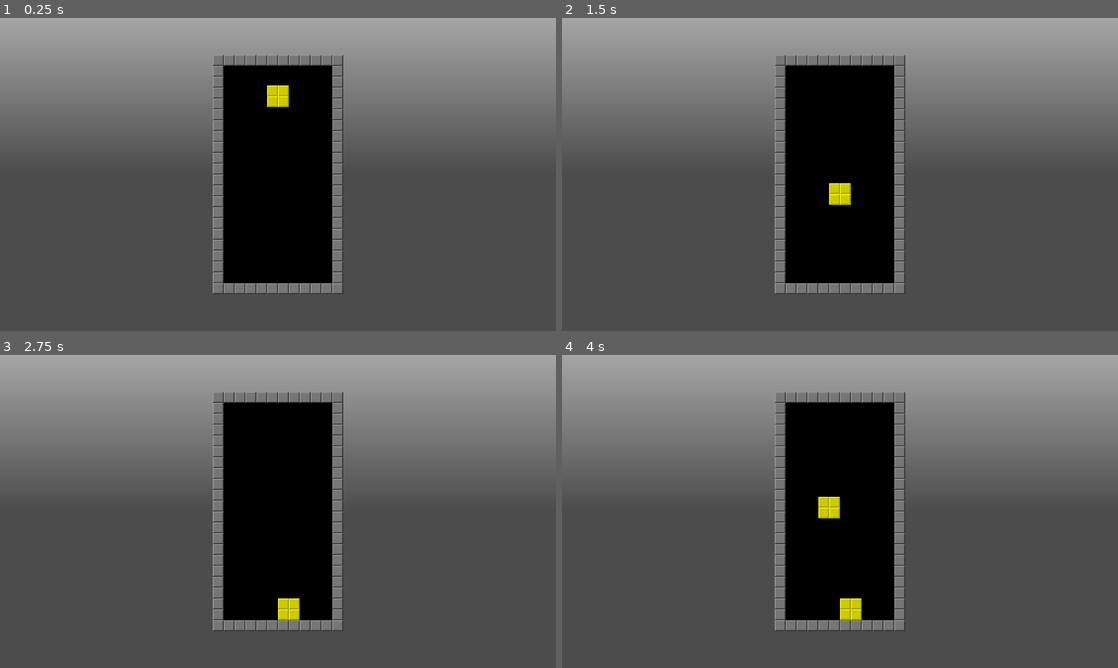
Above: before the commit, frames 1-4 (two rows, left to right).
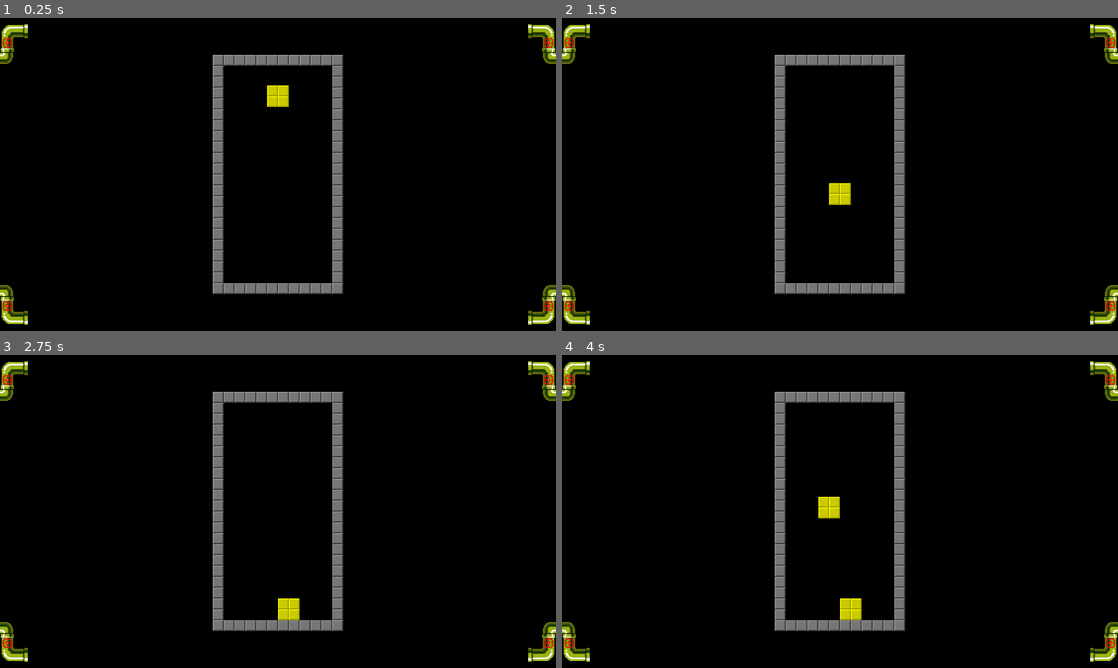
Above: after the commit, the same moments.

Repository: Galitie/mini-tyler-games
Game: Godot game, scene res://crushris/crushris.tscn
Same seed, same stepped clock (60 frames per second), same inputs: the game is played once before the commit and once after it. This scene is started directly instead of the project's main scene.
Inputs:
- Up to frame 1 (0.25 s): no input
- Up to frame 2 (1.5 s): hold Right (move_piece_right) 0.53-1.28 s; hold Left (move_piece_left) from 1.28 s (still down)
- Up to frame 3 (2.75 s): release Left (move_piece_left) at 2.03 s; hold Right (move_piece_right) from 2.03 s (still down)
- Up to frame 4 (4 s): tap Enter at 2.75 s; release Right (move_piece_right) at 3.53 s; hold Left (move_piece_left) from 3.53 s (still down)

The runs differ from the first frame. In frame 1, 82% of the frame differs, in the area x 0-100%, y 0-100%; in frame 2, 82%; in frame 3, 82%; in frame 4, 82%.

Commit message:
Updated background

Diff:
--- a/crushris/crushris.gd
+++ b/crushris/crushris.gd
@@ -47,6 +47,7 @@
 func _physics_process(delta: float) -> void:
 	# TODO: There's an occasional bug that spares some blocks from death,
 	# leaving them floating in mid-air. I'm not sure what causes it yet.
+	# Starting to think a falling block gets stuck within another one...
 	if death_row.size() != 0:
 		block_killer_timer += 1
 		if block_killer_timer >= block_killer_timer_length:
--- a/crushris/crushris.tscn
+++ b/crushris/crushris.tscn
@@ -1,12 +1,8 @@
-[gd_scene load_steps=7 format=3 uid="uid://twdo85k8rieu"]
+[gd_scene load_steps=6 format=3 uid="uid://twdo85k8rieu"]
 
 [ext_resource type="Script" path="res://crushris/crushris.gd" id="1_a2yik"]
 [ext_resource type="Texture2D" uid="uid://djypjxomt4dk3" path="res://crushris/arena.png" id="1_k5tsg"]
-[ext_resource type="Texture2D" uid="uid://coshxw3g2l53d" path="res://crushris/blocks.png" id="1_uay15"]
-
-[sub_resource type="AtlasTexture" id="AtlasTexture_n6ynb"]
-atlas = ExtResource("1_uay15")
-region = Rect2(200, 100, 1, 1)
+[ext_resource type="Texture2D" uid="uid://43s6nj13pmcd" path="res://crushris/bg.png" id="2_y6e6l"]
 
 [sub_resource type="RectangleShape2D" id="RectangleShape2D_avsa4"]
 size = Vector2(250, 25)
@@ -18,8 +14,9 @@
 script = ExtResource("1_a2yik")
 
 [node name="bg" type="Sprite2D" parent="."]
-scale = Vector2(1280, 720)
-texture = SubResource("AtlasTexture_n6ynb")
+texture_filter = 1
+scale = Vector2(2, 2)
+texture = ExtResource("2_y6e6l")
 centered = false
 
 [node name="arena" type="Sprite2D" parent="."]
Binary file added: crushris/bg.png
Not shown, added: crushris/bg.png.import
